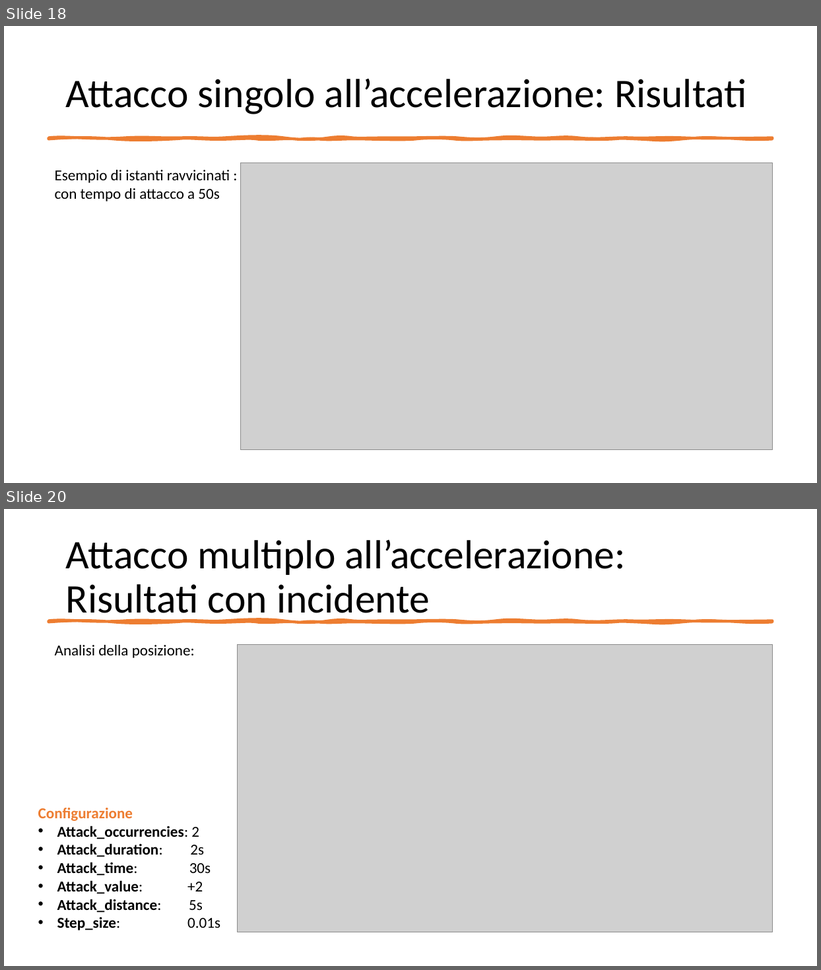
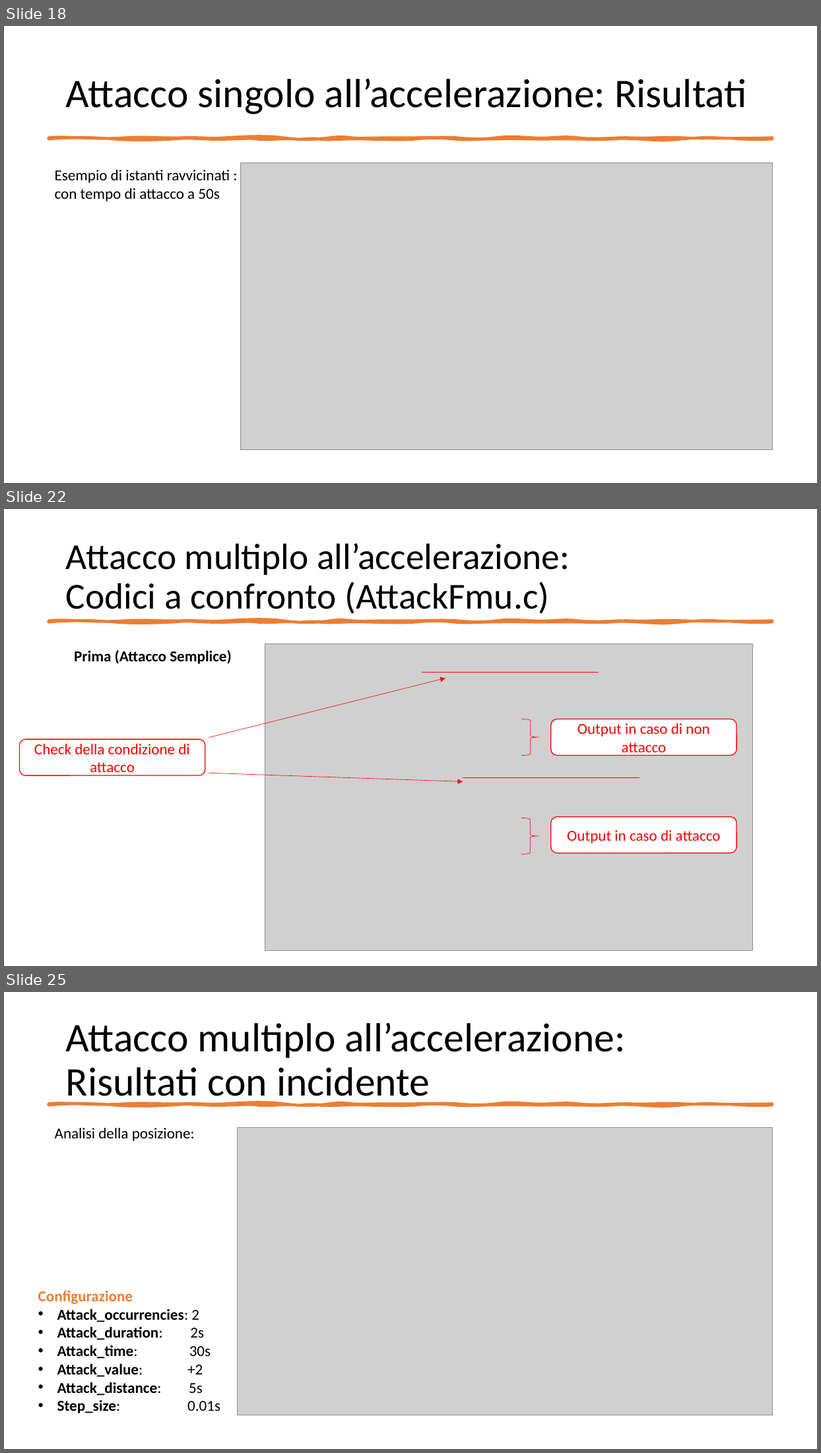
Before and after one commit to gerti98/FormalMethodsProject, a slide deck: Leading Car – Following Car.pptx. Shown one above the other, each under a label of ours: slides 18 and 20 before the commit, slides 18, 22 and 25 after it; the slides between them are not shown. The pictures are 821x970 and 821x1453 pixels, drawn with LibreOffice and Linux fonts; fonts in the diff are those of the drawing; grey boxes stand for pictures. Boxes give left, top, right and bottom in pixels: in the first picture for what was removed or moved away, otherwise in the second. Text is boxed around its words. In the diff, an @@ line names an element or a change of style, - is before the commit and + after.

```diff
--- a/Leading Car – Following Car.pptx
+++ b/Leading Car – Following Car.pptx
@@ slide 22 added at [4,509,817,966], background #FFFFFF @@
@@ title added at [66,543,570,614], 43.2 pt, text #000000 @@
+Attacco multiplo all’accelerazione:
+Codici a confronto (AttackFmu.c)
@@ freeform shape added at [48,621,773,622], fill #ED7D31, outline #ED7D31 3.25 pt @@
@@ picture added at [265,644,753,951] @@
@@ text added at [74,650,231,664], 18 pt, text #000000, bold @@
+Prima (Attacco Semplice)
@@ arrow added from (209, 738) to (446, 679), #FF0000 0.5 pt @@
@@ line added from (599, 672) to (422, 672), #FF0000 0.5 pt @@
@@ right brace added at [522,720,539,756], outline #FF0000 0.5 pt @@
@@ rounded rectangle added at [551,720,737,756], fill #FFFFFF, outline #FF0000 1 pt, 18 pt, text #FF0000 @@
+Output in caso di non attacco
@@ rounded rectangle added at [19,739,205,776], fill #FFFFFF, outline #FF0000 1 pt, 18 pt, text #FF0000 @@
+Check della condizione di attacco
@@ arrow added from (209, 773) to (463, 782), #FF0000 0.5 pt @@
@@ line added from (640, 778) to (463, 778), #FF0000 0.5 pt @@
@@ right brace added at [522,819,539,855], outline #FF0000 0.5 pt @@
@@ rounded rectangle added at [551,817,737,854], fill #FFFFFF, outline #FF0000 1 pt, 18 pt, text #FF0000 @@
+Output in caso di attacco
@@ what was slide 20 is now slide 25 @@
```
Also in this commit, not shown: 4 slides changed, 4 other slides added.
